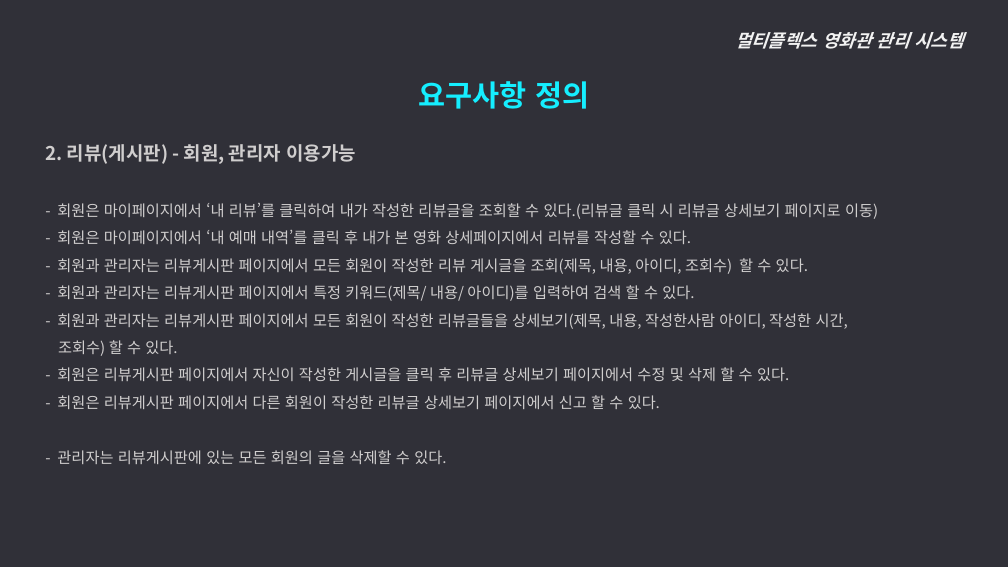
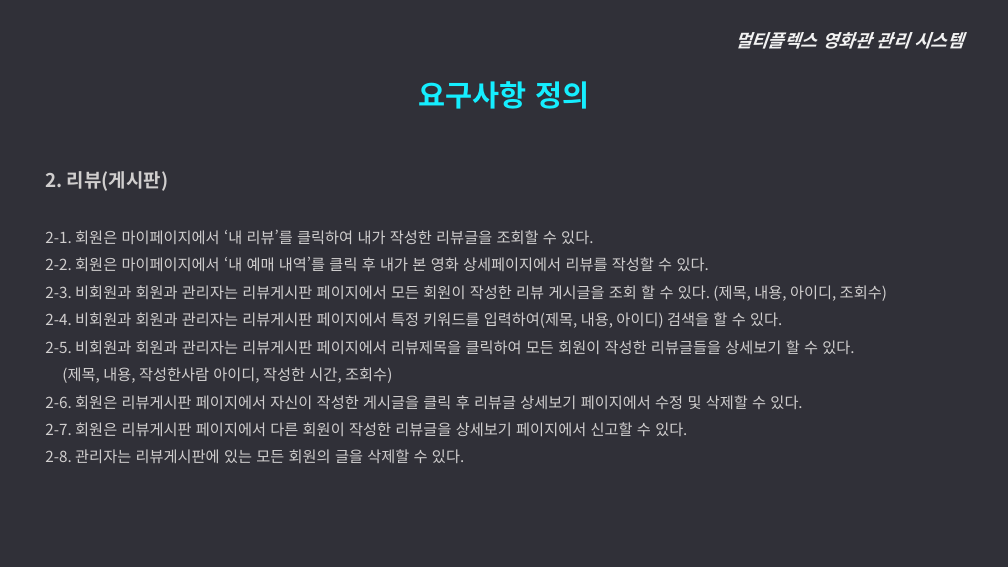
Before and after one commit to ywc-412/MultiplexTeamProject, a slide deck: slide 11 of 2조 시스템개요, 요구사항 정의.pptx (slide 10 before the commit). Drawn at 1008x567 pixels with LibreOffice and Linux fonts; fonts in the diff are those of the drawing. Boxes give left, top, right and bottom in pixels: in the first picture for what was removed or moved away, otherwise in the second. Text is boxed around its words. In the diff, an @@ line names an element or a change of style, - is before the commit and + after.

Commit message:
PPT, 요구사항정의 수정
메뉴구조도에서 할인정보 뺌

```diff
--- a/2조 시스템개요, 요구사항 정의.pptx
+++ b/2조 시스템개요, 요구사항 정의.pptx
@@ text at [45, 171, 887, 463]: text changed @@
-  2. 리뷰(게시판) - 회원, 관리자 이용가능
-  - 회원은 마이페이지에서 ‘내 리뷰’를 클릭하여 내가 작성한 리뷰글을 조회할 수 있다.(리뷰글 클릭 시 리뷰글 상세보기 페이지로 이동)
-  - 회원은 마이페이지에서 ‘내 예매 내역’를 클릭 후 내가 본 영화 상세페이지에서 리뷰를 작성할 수 있다.
-  - 회원과 관리자는 리뷰게시판 페이지에서 모든 회원이 작성한 리뷰 게시글을 조회(제목, 내용, 아이디, 조회수) 할 수 있다.
-  - 회원과 관리자는 리뷰게시판 페이지에서 특정 키워드(제목/ 내용/ 아이디)를 입력하여 검색 할 수 있다.
-  - 회원과 관리자는 리뷰게시판 페이지에서 모든 회원이 작성한 리뷰글들을 상세보기(제목, 내용, 작성한사람 아이디, 작성한 시간,
-  조회수) 할 수 있다.
-  - 회원은 리뷰게시판 페이지에서 자신이 작성한 게시글을 클릭 후 리뷰글 상세보기 페이지에서 수정 및 삭제 할 수 있다.
-  - 회원은 리뷰게시판 페이지에서 다른 회원이 작성한 리뷰글 상세보기 페이지에서 신고 할 수 있다.
-  - 관리자는 리뷰게시판에 있는 모든 회원의 글을 삭제할 수 있다.
+  2. 리뷰(게시판)
+  2-1. 회원은 마이페이지에서 ‘내 리뷰’를 클릭하여 내가 작성한 리뷰글을 조회할 수 있다.
+  2-2. 회원은 마이페이지에서 ‘내 예매 내역’를 클릭 후 내가 본 영화 상세페이지에서 리뷰를 작성할 수 있다.
+  2-3. 비회원과 회원과 관리자는 리뷰게시판 페이지에서 모든 회원이 작성한 리뷰 게시글을 조회 할 수 있다. (제목, 내용, 아이디, 조회수)
+  2-4. 비회원과 회원과 관리자는 리뷰게시판 페이지에서 특정 키워드를 입력하여(제목, 내용, 아이디) 검색을 할 수 있다.
+  2-5. 비회원과 회원과 관리자는 리뷰게시판 페이지에서 리뷰제목을 클릭하여 모든 회원이 작성한 리뷰글들을 상세보기 할 수 있다.
+  (제목, 내용, 작성한사람 아이디, 작성한 시간, 조회수)
+  2-6. 회원은 리뷰게시판 페이지에서 자신이 작성한 게시글을 클릭 후 리뷰글 상세보기 페이지에서 수정 및 삭제할 수 있다.
+  2-7. 회원은 리뷰게시판 페이지에서 다른 회원이 작성한 리뷰글을 상세보기 페이지에서 신고할 수 있다.
+  2-8. 관리자는 리뷰게시판에 있는 모든 회원의 글을 삭제할 수 있다.
```
Also in this commit, not shown: 15 other slides changed, 1 slide added, 4 slides removed, 2 other files.
